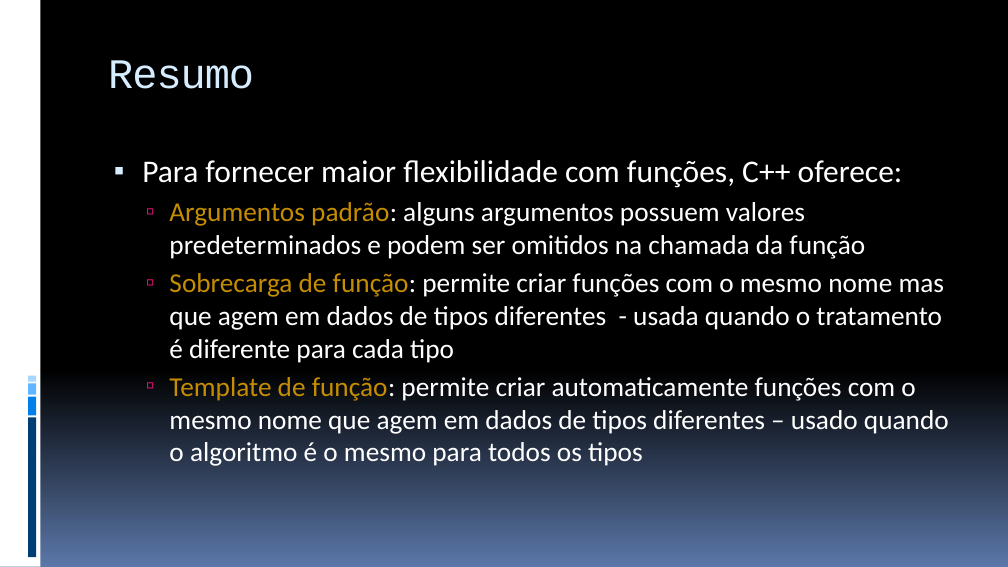
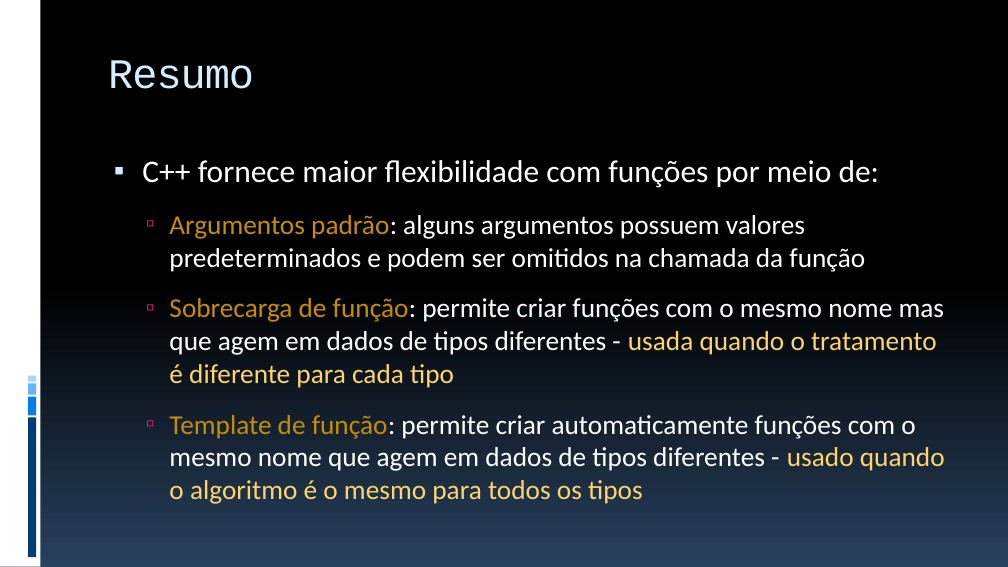
Before and after one commit to JudsonSS/ProgComp, a slide deck: slide 24 of Slides/29. Templates e Sobrecarga de Funções.pptx (slide 23 before the commit). Drawn at 1008x567 pixels with LibreOffice and Linux fonts; fonts in the diff are those of the drawing. Boxes give left, top, right and bottom in pixels: in the first picture for what was removed or moved away, otherwise in the second. Text is boxed around its words. In the diff, an @@ line names an element or a change of style, - is before the commit and + after.

```diff
--- a/Slides/29. Templates e Sobrecarga de Funções.pptx
+++ b/Slides/29. Templates e Sobrecarga de Funções.pptx
@@ background gradient #000000 to #5B77A8 to gradient #000000 to #28415E @@
@@ text at [142,160,880,188]: text changed @@
-▪ Para fornecer maior flexibilidade com funções, C++ oferece:
+▪ C++ fornece maior flexibilidade com funções por meio de:
@@ text at [169,215,945,388]: text colour #FFFFFF to #FED46C in "usada quando o tratamento é diferente para ..."; more space between paragraphs @@
@@ text at [169,415,945,504]: text changed @@
-  ▫ Template de função: permite criar automaticamente funções com o mesmo nome que agem em dados de tipos diferentes – usado quando o algoritmo é o mesmo para todos os tipos
+  ▫ Template de função: permite criar automaticamente funções com o mesmo nome que agem em dados de tipos diferentes - usado quando o algoritmo é o mesmo para todos os tipos
```
Also in this commit, not shown: 22 other slides changed, 1 slide added, 5 other files.
